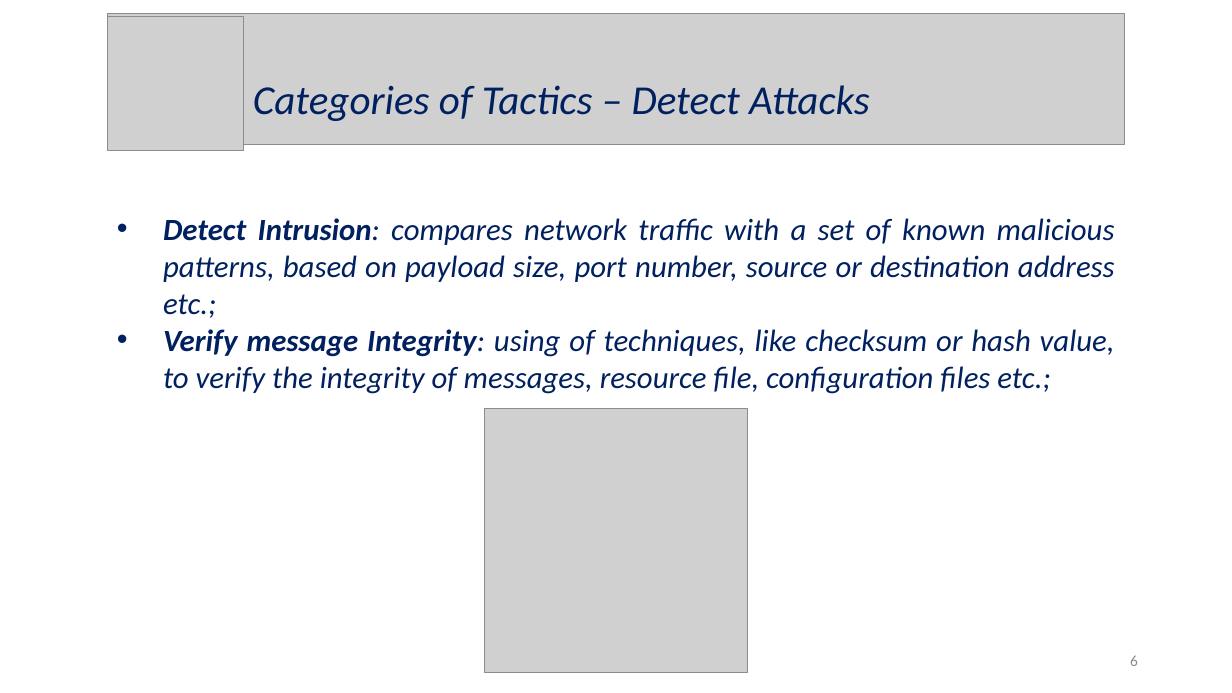
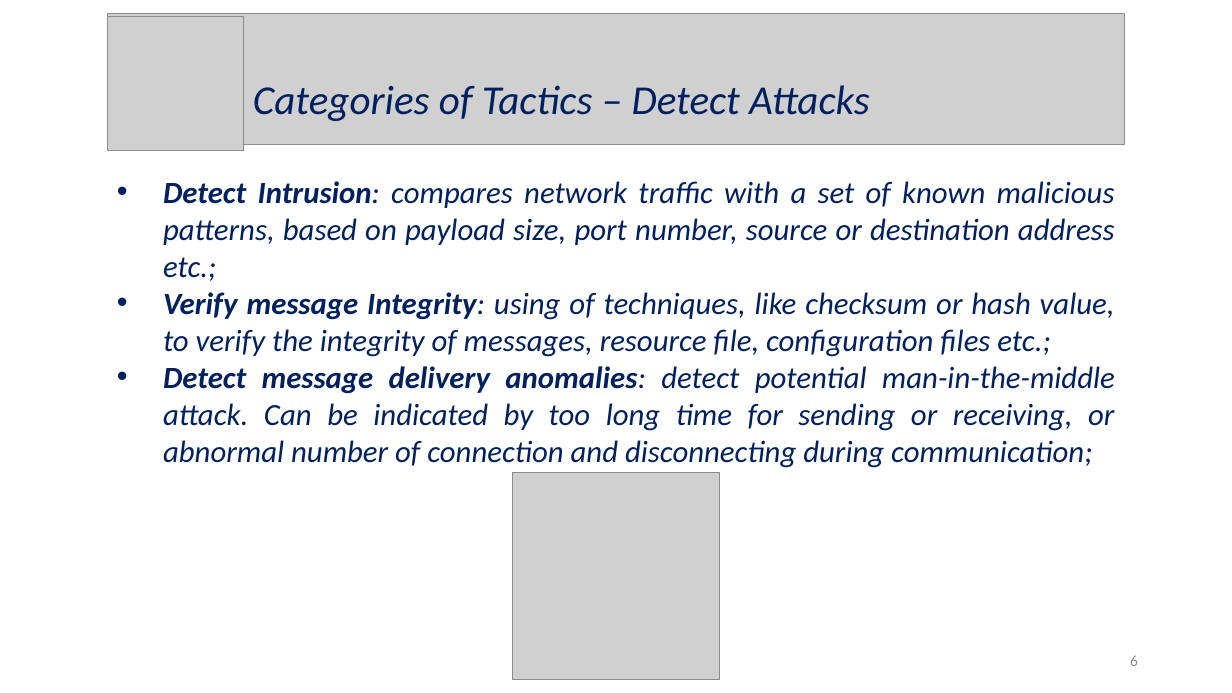
Before and after one commit to Wonderjack996/unimib-software-architecture, a slide deck: slide 6 of Approfondimento - Security/Presentazione - Savazzi.pptx. Drawn at 1232x693 pixels with LibreOffice and Linux fonts; fonts in the diff are those of the drawing; grey boxes stand for pictures. Boxes give left, top, right and bottom in pixels: in the first picture for what was removed or moved away, otherwise in the second. Text is boxed around its words. In the diff, an @@ line names an element or a change of style, - is before the commit and + after.

```diff
--- a/Approfondimento - Security/Presentazione - Savazzi.pptx
+++ b/Approfondimento - Security/Presentazione - Savazzi.pptx
@@ text "Detect Intrusion: compares network traffic ...": place and size @@
-text "Detect Intrusion: compares network traffic ..." at (163, 218, 1115, 394)
+text "Detect Intrusion: compares network traffic ..." at (163, 181, 1115, 468)
@@ text at (163, 366, 1115, 468): paragraph added @@
+• Detect message delivery anomalies: detect potential man-in-the-middle attack. Can be indicated by too long time for sending or receiving, or abnormal number of connection and disconnecting during communication;
@@ picture: place and size @@
-picture at (484, 409, 748, 672)
+picture at (513, 473, 719, 679)
```
Also in this commit, not shown: 2 other slides changed, 2 slides added, 7 other files.
